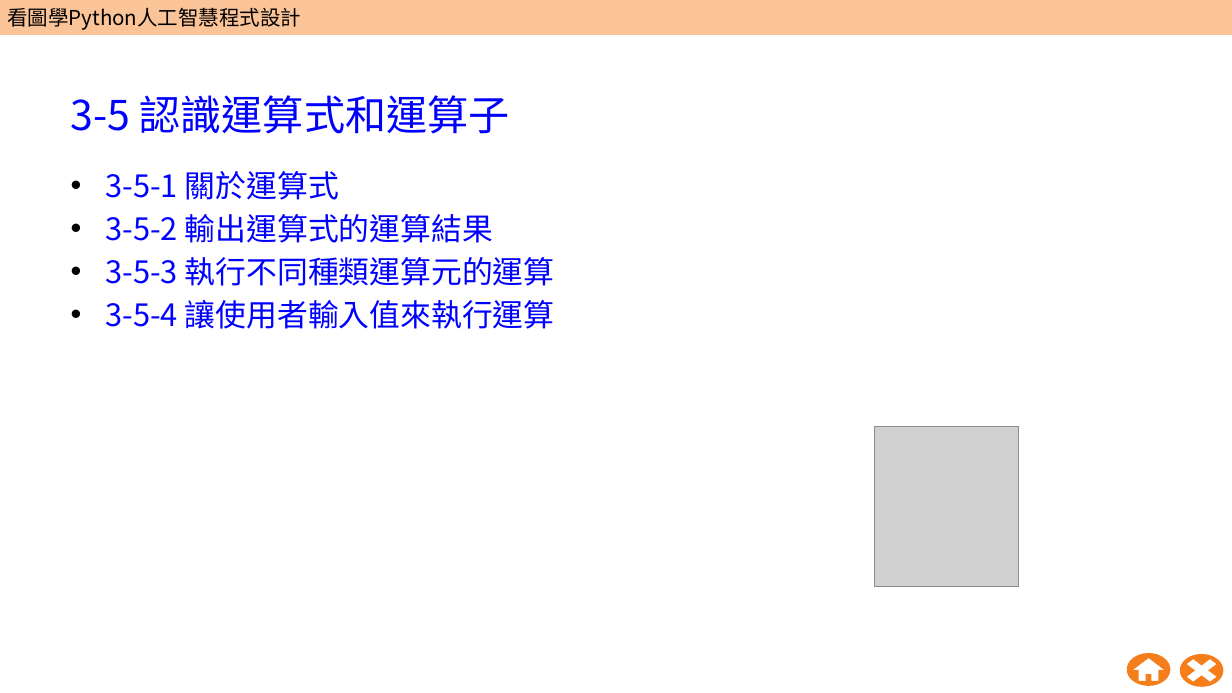
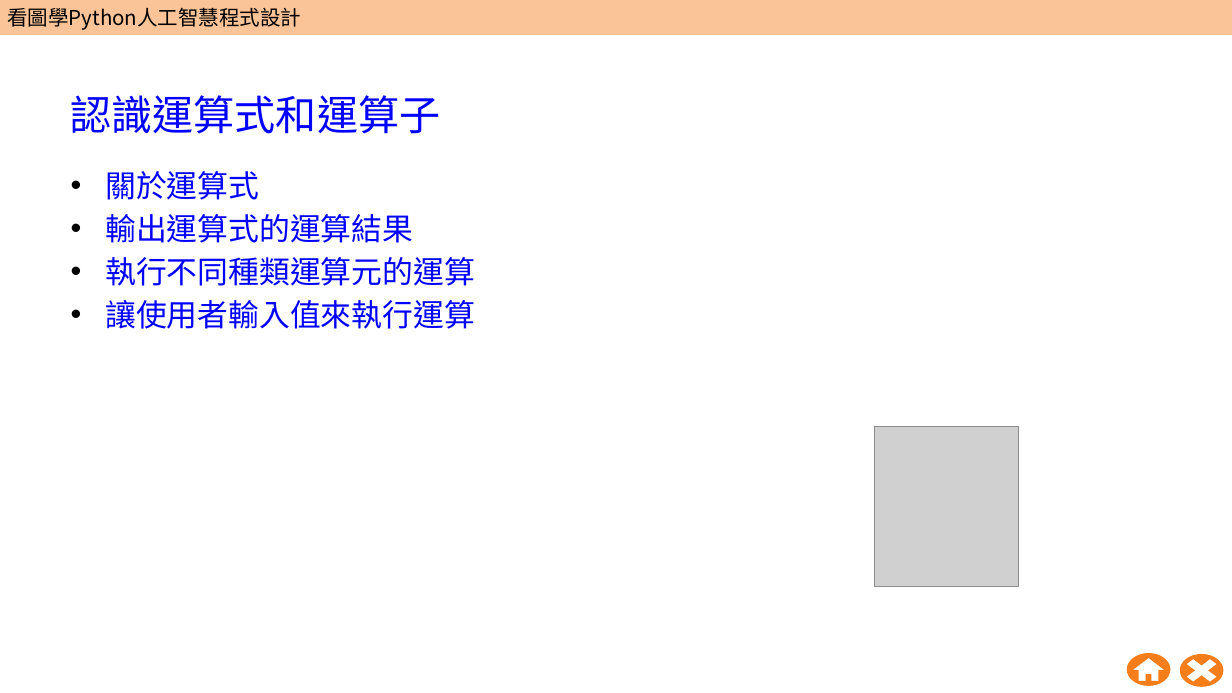
Before and after one commit to wangsungwen/Python-Artificial-Intelligence-Instruction, a slide deck: slide 55 of 五週Python人工智慧教學包/第1週/W01_教學簡報.pptx (slide 49 before the commit). Drawn at 1232x693 pixels with LibreOffice and Linux fonts; fonts in the diff are those of the drawing; grey boxes stand for pictures; background and template pictures are left out. Boxes give left, top, right and bottom in pixels: in the first picture for what was removed or moved away, otherwise in the second. Text is boxed around its words. In the diff, an @@ line names an element or a change of style, - is before the commit and + after.

```diff
--- a/五週Python人工智慧教學包/第1週/W01_教學簡報.pptx
+++ b/五週Python人工智慧教學包/第1週/W01_教學簡報.pptx
@@ title at (71, 95, 441, 134): text changed @@
-3-5 認識運算式和運算子
+認識運算式和運算子
@@ text at (105, 171, 475, 329): text changed @@
-• 3-5-1 關於運算式
-• 3-5-2 輸出運算式的運算結果
-• 3-5-3 執行不同種類運算元的運算
-• 3-5-4 讓使用者輸入值來執行運算
+• 關於運算式
+• 輸出運算式的運算結果
+• 執行不同種類運算元的運算
+• 讓使用者輸入值來執行運算
```
Also in this commit, not shown: 17 other slides changed, 8 slides added.
